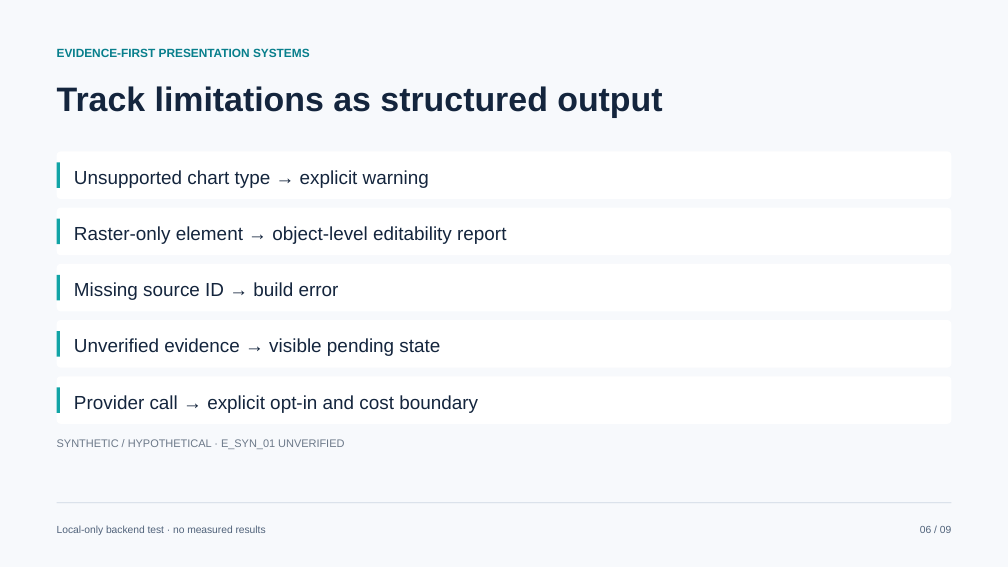
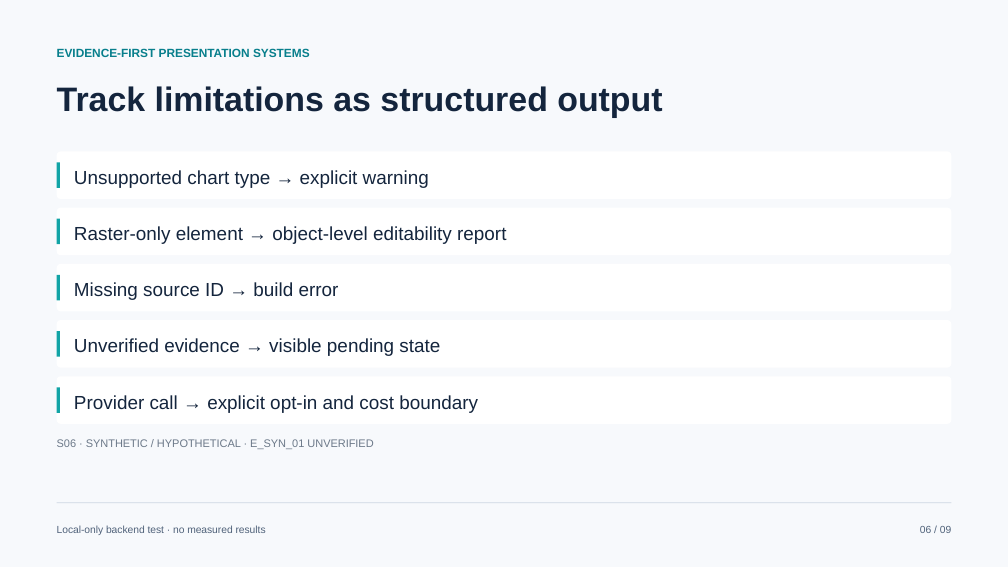
Before and after one commit to georgeorange-crypto/AIAutoSlides-Making, a slide deck: slide 6 of artifacts/open-source-bakeoff/pptagent/answer.pptx. Drawn at 1008x567 pixels with LibreOffice and Linux fonts; fonts in the diff are those of the drawing. Boxes give left, top, right and bottom in pixels: in the first picture for what was removed or moved away, otherwise in the second. Text is boxed around its words. In the diff, an @@ line names an element or a change of style, - is before the commit and + after.

```diff
--- a/artifacts/open-source-bakeoff/pptagent/answer.pptx
+++ b/artifacts/open-source-bakeoff/pptagent/answer.pptx
@@ text at (x1=57, y1=439, x2=373, y2=449): text changed @@
-SYNTHETIC / HYPOTHETICAL · E_SYN_01 UNVERIFIED
+S06 · SYNTHETIC / HYPOTHETICAL · E_SYN_01 UNVERIFIED
```
Also in this commit, not shown: 8 other slides changed, 41 other files.
